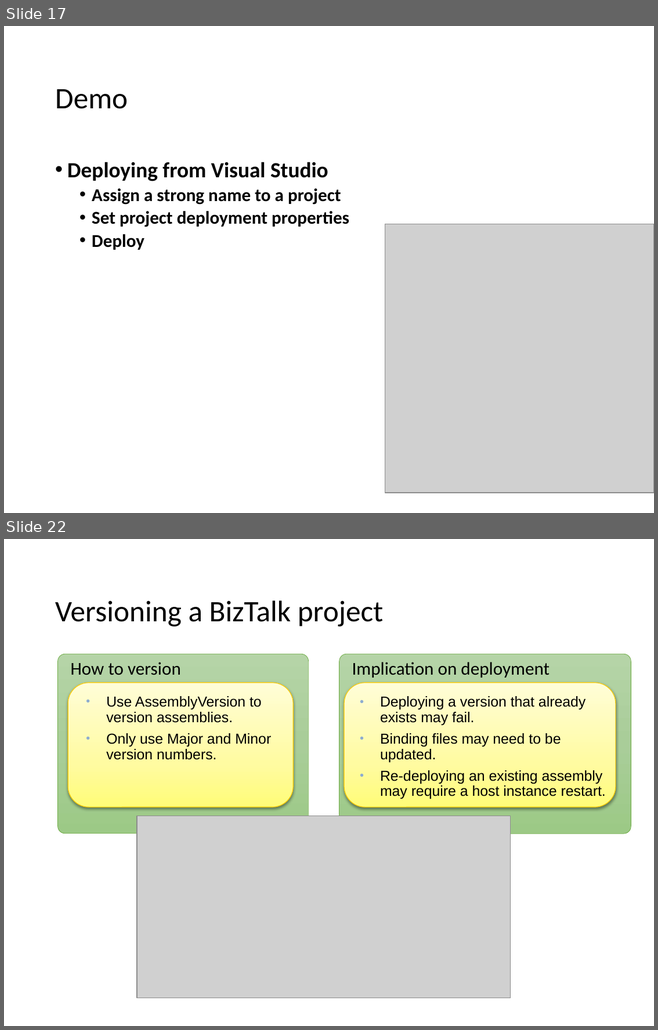
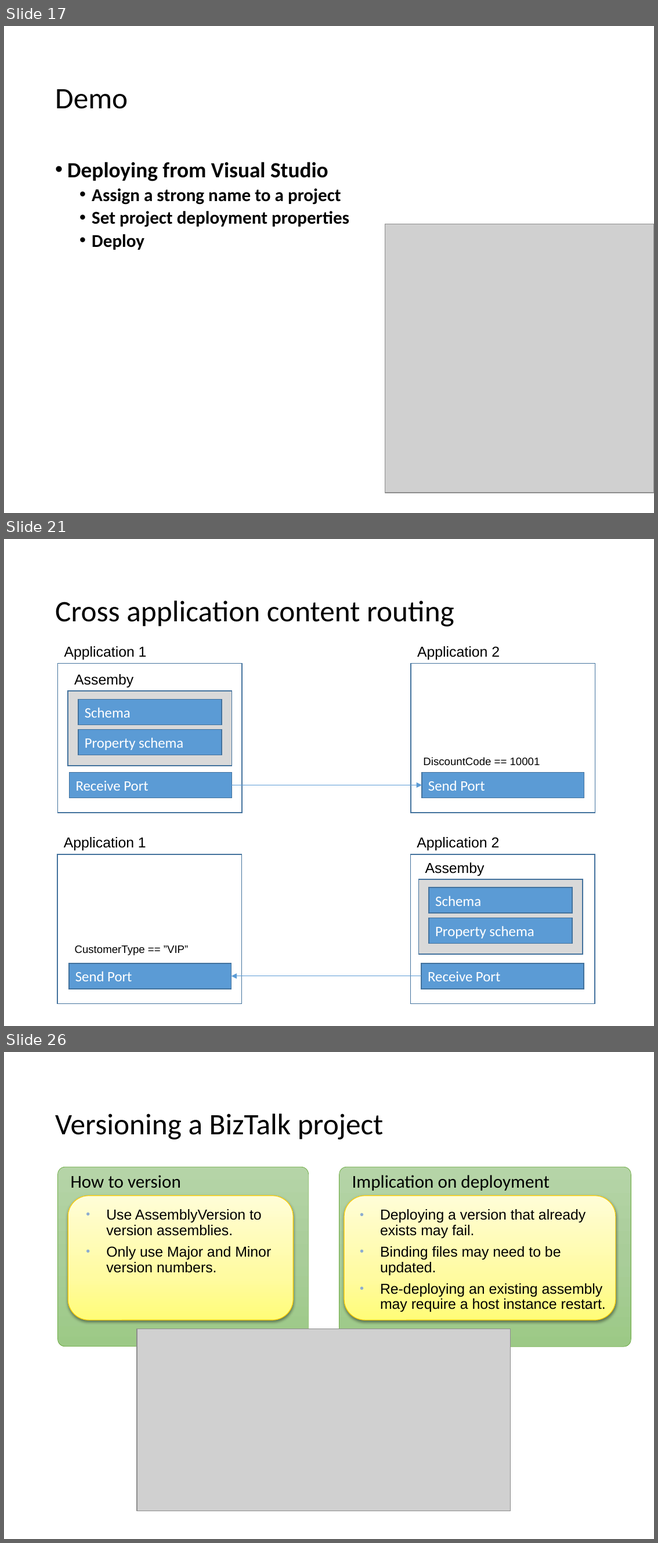
Before and after one commit to wmmihaa/BizTalk-Server---Developing-Integration-Solutions, a slide deck: Slides/Module 4 - Testing and Deploying Projects.pptx. Shown one above the other, each under a label of ours: slides 17 and 22 before the commit, slides 17, 21 and 26 after it; the slides between them are not shown. The pictures are 658x1030 and 658x1543 pixels, drawn with LibreOffice and Linux fonts; fonts in the diff are those of the drawing; grey boxes stand for pictures. Boxes give left, top, right and bottom in pixels: in the first picture for what was removed or moved away, otherwise in the second. Text is boxed around its words. In the diff, an @@ line names an element or a change of style, - is before the commit and + after.

```diff
--- a/Slides/Module 4 - Testing and Deploying Projects.pptx
+++ b/Slides/Module 4 - Testing and Deploying Projects.pptx
@@ slide 21 added at <box>4,539,654,1026</box>, background #FFFFFF @@
@@ title added at <box>55,600,454,627</box>, 33 pt, text #000000 @@
+Cross application content routing
@@ text added at <box>64,646,147,660</box>, 16 pt, text #000000 @@
+Application 1
@@ text added at <box>417,646,499,660</box>, 16 pt, text #000000 @@
+Application 2
@@ rectangle added at <box>58,664,242,813</box>, outline #43739E 1 pt @@
@@ text added at <box>74,674,133,687</box>, 16 pt, text #000000 @@
+Assemby
@@ rectangle added at <box>411,663,594,813</box>, outline #43739E 1 pt @@
@@ rectangle added at <box>68,691,231,766</box>, fill #D9D9D9, outline #43739E 1 pt @@
@@ rectangle added at <box>78,700,221,725</box>, fill #5B9BD5, outline #43739E 1 pt, 16 pt, text #FFFFFF @@
+Schema
@@ rectangle added at <box>78,729,221,755</box>, fill #5B9BD5, outline #43739E 1 pt, 16 pt, text #FFFFFF @@
+Property schema
@@ text added at <box>423,757,540,766</box>, 12 pt, text #000000 @@
+DiscountCode == 10001
@@ rectangle added at <box>70,772,232,798</box>, fill #5B9BD5, outline #43739E 1 pt, 16 pt, text #FFFFFF @@
+Receive Port
@@ rectangle added at <box>422,772,584,798</box>, fill #5B9BD5, outline #43739E 1 pt, 16 pt, text #FFFFFF @@
+Send Port
@@ arrow added from (231, 785) to (422, 785), #5B9BD5 0.5 pt @@
@@ text added at <box>64,837,146,850</box>, 16 pt, text #000000 @@
+Application 1
@@ text added at <box>416,837,499,850</box>, 16 pt, text #000000 @@
+Application 2
@@ rectangle added at <box>57,855,241,1004</box>, outline #43739E 1 pt @@
@@ rectangle added at <box>410,855,594,1004</box>, outline #43739E 1 pt @@
@@ text added at <box>425,863,484,876</box>, 16 pt, text #000000 @@
+Assemby
@@ rectangle added at <box>419,879,582,954</box>, fill #D9D9D9, outline #43739E 1 pt @@
@@ rectangle added at <box>429,888,572,913</box>, fill #5B9BD5, outline #43739E 1 pt, 16 pt, text #FFFFFF @@
+Schema
@@ rectangle added at <box>429,918,572,943</box>, fill #5B9BD5, outline #43739E 1 pt, 16 pt, text #FFFFFF @@
+Property schema
@@ text added at <box>75,946,188,955</box>, 12 pt, text #000000 @@
+CustomerType == ”VIP”
@@ rectangle added at <box>69,963,231,988</box>, fill #5B9BD5, outline #43739E 1 pt, 16 pt, text #FFFFFF @@
+Send Port
@@ rectangle added at <box>421,963,583,988</box>, fill #5B9BD5, outline #43739E 1 pt, 16 pt, text #FFFFFF @@
+Receive Port
@@ arrow added from (421, 976) to (231, 976), #5B9BD5 0.5 pt @@
@@ what was slide 22 is now slide 26 @@
```
Also in this commit, not shown: 2 slides changed, 6 other slides added, 3 slides removed.
